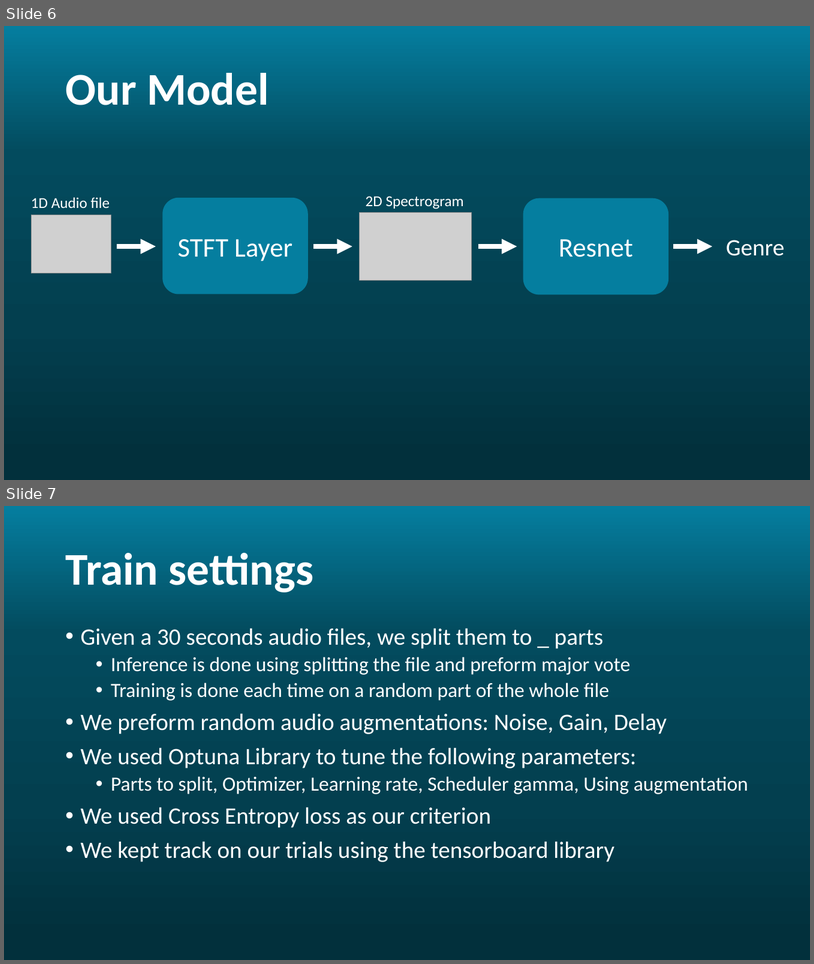
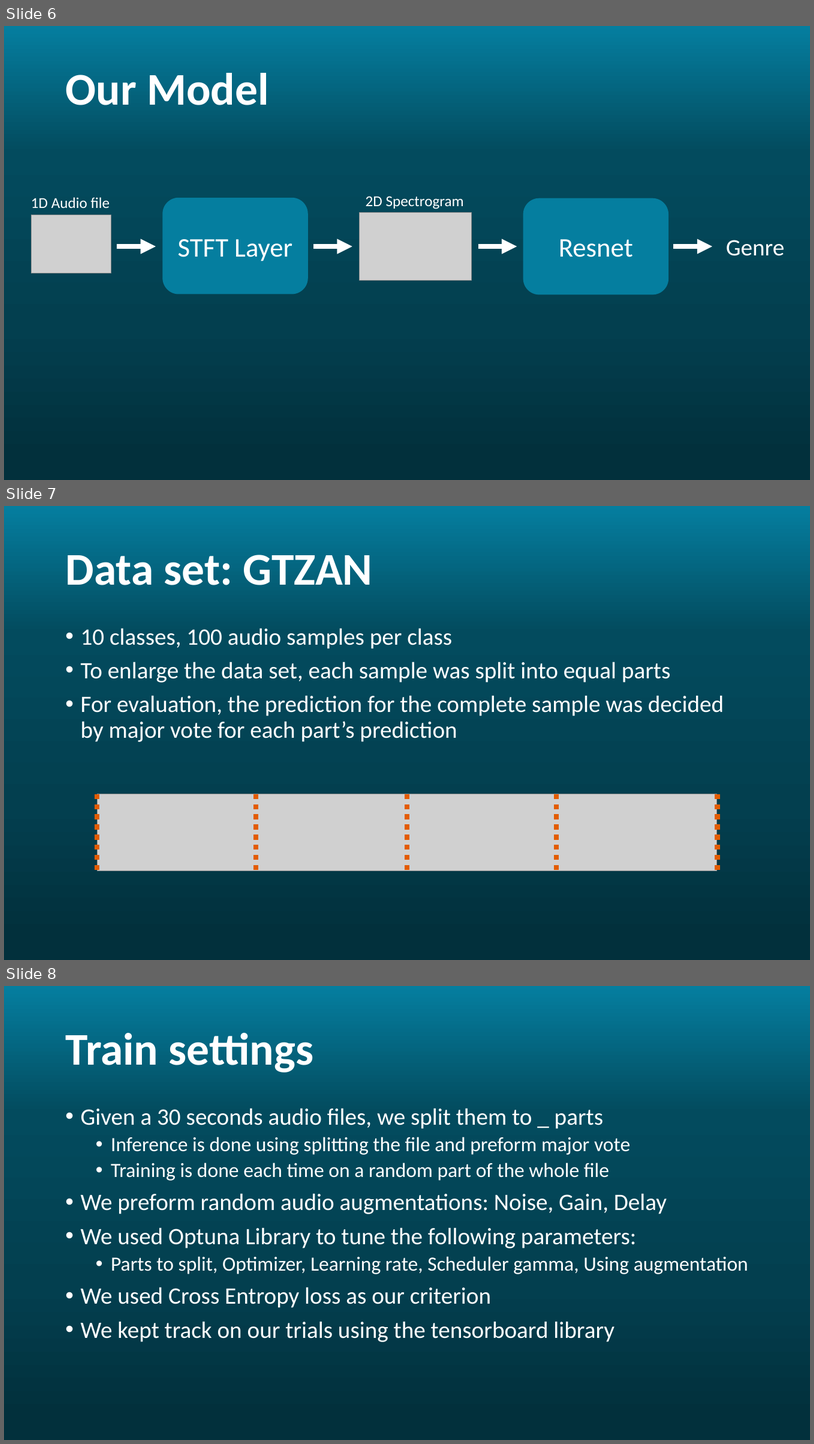
Before and after one commit to Rotem-and-Noam/Ada-STFT, a slide deck: images/AdaSTFT.pptx. Shown one above the other, each under a label of ours: slides 6 and 7 before the commit, slides 6, 7 and 8 after it. The pictures are 814x964 and 814x1444 pixels, drawn with LibreOffice and Linux fonts; fonts in the diff are those of the drawing; grey boxes stand for pictures; background and template pictures are left out. Boxes give left, top, right and bottom in pixels: in the first picture for what was removed or moved away, otherwise in the second. Text is boxed around its words. In the diff, an @@ line names an element or a change of style, - is before the commit and + after.

Commit message:
added the presentation

```diff
--- a/images/AdaSTFT.pptx
+++ b/images/AdaSTFT.pptx
@@ slide 7 added at (4, 506, 810, 960), background gradient #057E9F to #034B5E to #033F50 to #02303C @@
@@ title added at (65, 555, 372, 585), 54 pt, text #FFFFFF, bold @@
+Data set: GTZAN
@@ text added at (81, 628, 724, 742), 28 pt, text #FFFFFF @@
+• 10 classes, 100 audio samples per class
+• To enlarge the data set, each sample was split into equal parts
+• For evaluation, the prediction for the complete sample was decided by major vote for each part’s prediction
@@ group added at (97, 794, 718, 870): 5 lines, 1 picture @@
@@ what was slide 7 is now slide 8 @@
```
